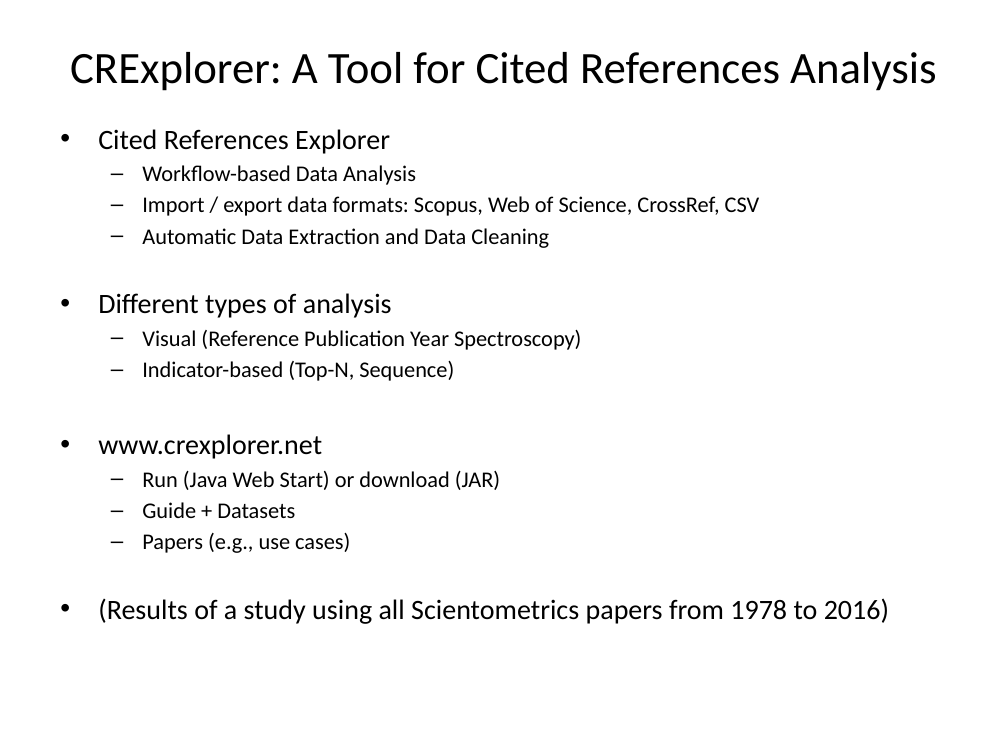
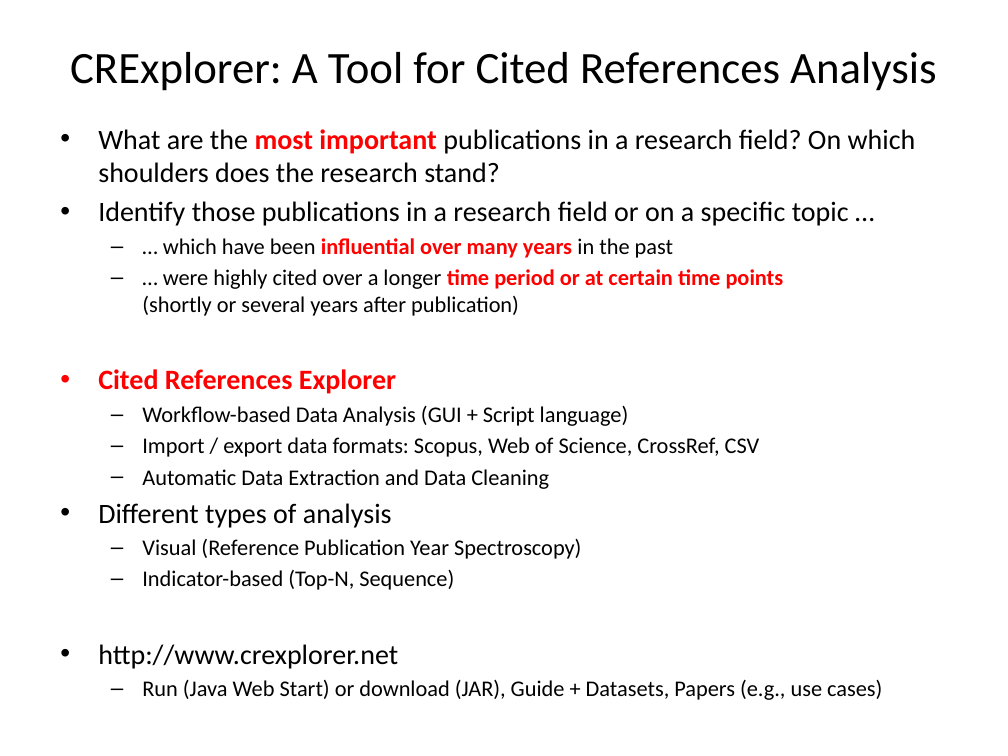
Before and after one commit to andreas-thor/cre, a slide deck: slide 2 of docs/slides/cre_overview.pptx (slide 3 before the commit). Drawn at 1008x756 pixels with LibreOffice and Linux fonts; fonts in the diff are those of the drawing. Boxes give left, top, right and bottom in pixels: in the first picture for what was removed or moved away, otherwise in the second. Text is boxed around its words. In the diff, an @@ line names an element or a change of style, - is before the commit and + after.

Commit message:
slides update

```diff
--- a/docs/slides/cre_overview.pptx
+++ b/docs/slides/cre_overview.pptx
@@ text at box(98, 129, 916, 316): paragraphs added @@
+• What are the most important publications in a research field? On which shoulders does the research stand?
+• Identify those publications in a research ﬁeld or on a speciﬁc topic …
+  – … which have been inﬂuential over many years in the past
+  – … were highly cited over a longer time period or at certain time points
+    (shortly or several years after publication)
@@ text at box(98, 369, 396, 394): text colour #000000 to #FF0000, bold on in "Cited References Explorer" @@
@@ text at box(142, 406, 629, 426): text changed @@
-  – Workflow-based Data Analysis
+  – Workflow-based Data Analysis (GUI + Script language)
@@ text at box(98, 644, 882, 700): text changed; size 20 to 16 pt @@
-• www.crexplorer.net
-  – Run (Java Web Start) or download (JAR)
-  – Guide + Datasets
-  – Papers (e.g., use cases)
-• (Results of a study using all Scientometrics papers from 1978 to 2016)
+• http://www.crexplorer.net
+  – Run (Java Web Start) or download (JAR), Guide + Datasets, Papers (e.g., use cases)
```
Also in this commit, not shown: 6 other slides changed.
